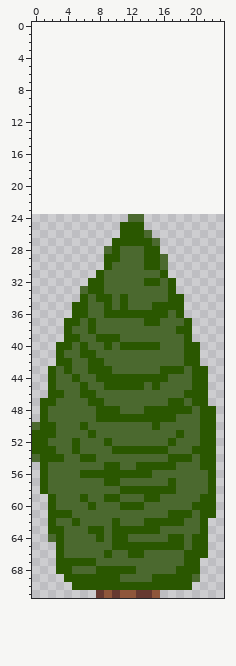
Two versions of one pixel-art file, graphics/tree2.ase. The picture above was drawn from the file before the commit.
24x48 pixels, 1 frame. The old version is drawn lined up with the new one, on the new canvas.
The result:
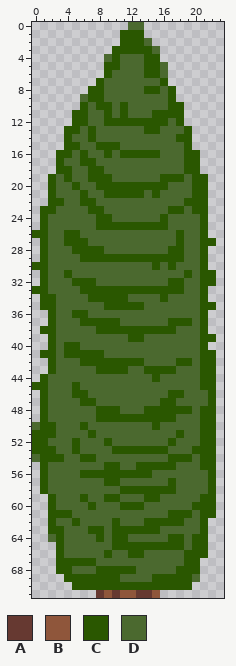
Palette (. is transparent): A #663931  B #8f563b  C #2a5700  D #4b692f
The edit:
canvas 24x48 -> 24x72, the old top-left corner now at 0,24
Changed rows in their new state; - is an unchanged pixel.
first column x 0:
 0 ------------DD---------
 1 -----------CCC---------
 2 -----------CCCD--------
 3 ----------CCCCCD-------
 4 ---------DCDDDCC-------
 5 ---------CCDDDCCD------
 6 ---------CDDDDCCD------
 7 --------CDDDDDDDC------
 8 -------CCDDDDDCCDC-----
 9 ------DCCDDDDDDDDC-----
10 ------CDCCDCDDDDDCC----
11 -----CCDDCDCDDDCCCC----
12 -----CCDDCCCCCCCCDC----
13 ----CCDCDDDDDDCCDDDC---
14 ----CDDCDDDDDDDDDDCC---
15 ----CCDDCCCDDDDDDDDC---
16 ---CCDCDDCDCCCCCDDDCC--
17 ---CDDCCDDDDDDDDDDDCC--
18 ---CCDDCCDDDDDDDDDDCC--
19 --CDCDDCCCDDDDDDCCCDCC-
20 --CDDCDDCCCCCCCCCDDDCC-
21 --CDDDCDDCCCCCDCDDDDCC-
22 --CCDDCCDDDDDDDDDDDCCC-
23 -CCDDDDCCDDDDDDDDCCDCC-
24 -CDDDDDDCCDD--DDCDDDDC-
25 -CDDDDDDCCC---CCCDDDDC-
26 CCDDCCDDDDDDDD-DDDCDDC-
27 -CDDCCCDDDDDDDD-DDCDDCC
28 -CDDDCCCC-D---DDDCCDDC-
29 -CDDDDCCC--CCC--CCCDDC-
30 CCDDDDDDDD----D--CDDDC-
31 -CDDCDDDD-------DDDCDCC
32 -CDDDCC-D-----DD--CDDCC
33 CCDDDDC--CCCCCCCC-CDDC-
34 -CCDDDDC--C-----CDDDDC-
35 -CCDDDD---C-CC-DDDDDDCC
36 --CDD----DDDDDDDD-DDDC-
37 --CDDDC-CCC---DD-CC-DC-
38 -CCDD--DCCCCCCCCCCDDDC-
39 --CDDD--DDD-CC-----DDCC
40 --CD-CD--D-DDDDD---DDC-
41 -CCDCC--C----------DDCC
42 --CDD-C--CCCCC----C-DCC
43 ----D--D--CC--CC--D-D-C
44 -CD--D--DDDDDDD-D---D-C
45 CCD--CD--DDDDD-D----D-C
46 -CDD-C-D---------CCDDDC
47 --D---C-D-------C-D-DDC
Pixel boxes of the changes (left, top, right, bottom) in both pictures:
changed: (32, 22, 216, 406)
